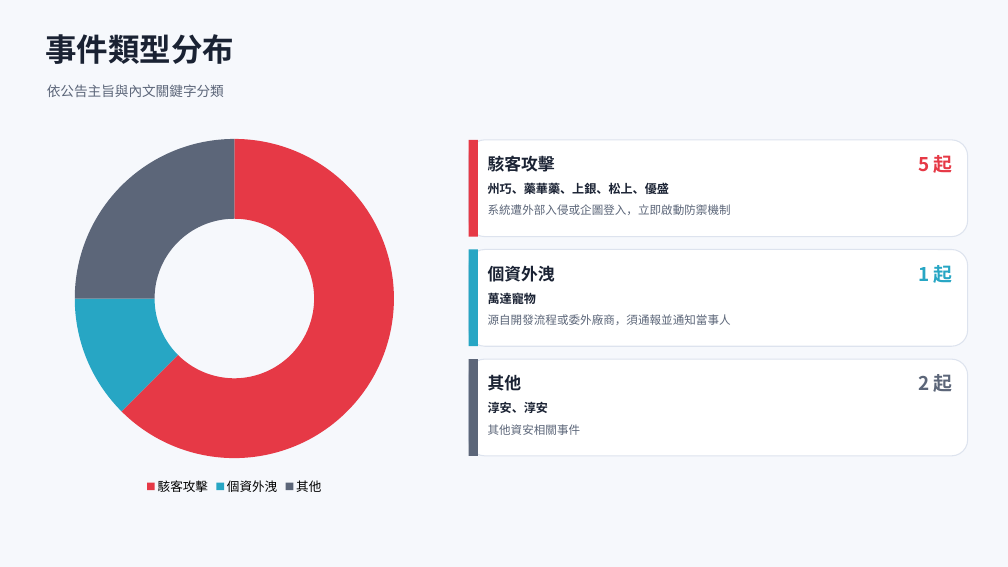
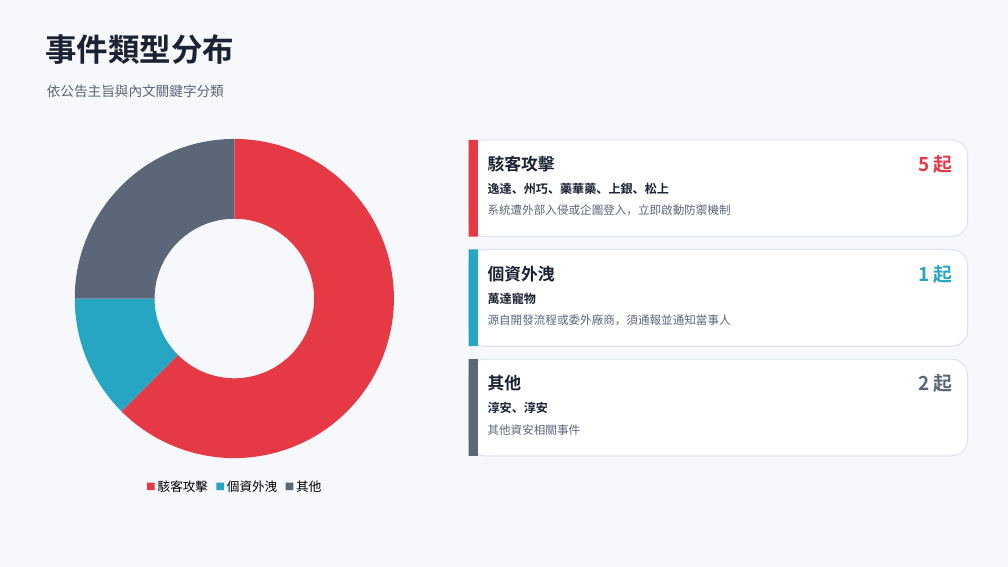
Before and after one commit to Johnnylin77/mops-isec-monitor, a slide deck: slide 3 of 資安事件因應分析.pptx. Drawn at 1008x567 pixels with LibreOffice and Linux fonts; fonts in the diff are those of the drawing. Boxes give left, top, right and bottom in pixels: in the first picture for what was removed or moved away, otherwise in the second. Text is boxed around its words. In the diff, an @@ line names an element or a change of style, - is before the commit and + after.

```diff
--- a/資安事件因應分析.pptx
+++ b/資安事件因應分析.pptx
@@ text at <box>488,182,669,194</box>: text changed @@
-州巧、藥華藥、上銀、松上、優盛
+逸達、州巧、藥華藥、上銀、松上
```
Also in this commit, not shown: 5 other slides changed, 2 other files.
